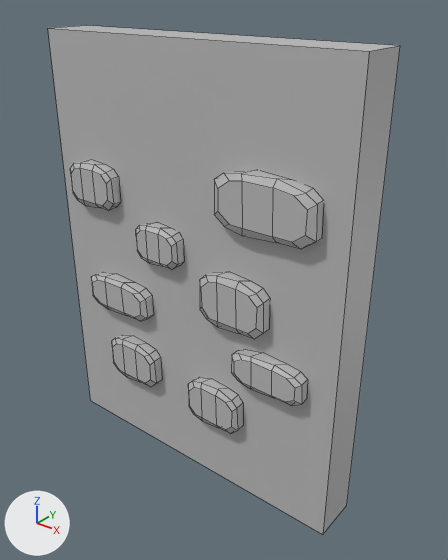
The FBX model Assets/Visuals/NewTiles/Models/StoneWall02.fbx as it was, and as the next commit left it.
Camera for both pictures: a 50 mm camera at (-1.65, 7.57, 5.51) aimed at (-5.71, 12.65, 2.37). The axes (+X, +Y, +Z) are drawn at lower left. The lights are the same throughout. The first picture is the older version. Mesh edges are drawn as thin lines. Where no turn or scale is listed for an object, it has been applied to the vertices.

Objects in the first picture: 'StoneWall02'.
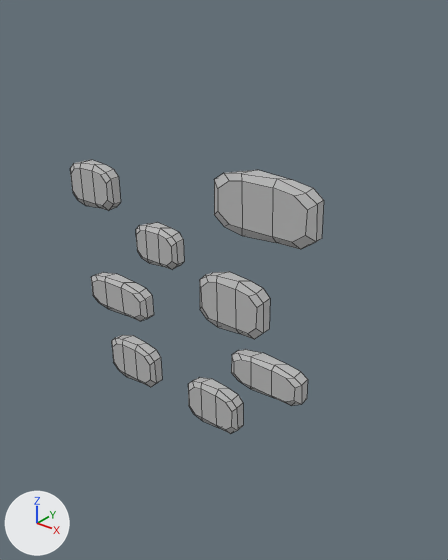
Where the newer file only moved an object's origin or applied its transform, the numbers keep the older frame.

Boxes (x1, y1, x2, y2) around the edits, measured in the pictures (448 x 560 px):
'StoneWall02', reshaped (28% narrower, 46% shorter): before (48, 25, 400, 534); after (70, 160, 324, 434)
part 1 of me_mesh, deleted: before (48, 25, 400, 534)

Edits to the bpy script that builds the scene:
```text
Add mat_default_material_005:
    mat_default_material_005 = principled_material('Default_Material.005')
    mat_default_material_005.base_color = (0.5, 0.5, 0.5)  # grey #bcbcbc
    mat_default_material_005.roughness = 0.553
Change me_mesh:
    used by ob_stonewall02; location = (-5.96, 12.47, 2.41)
    remove me_mesh.from_pydata(...)  # 360 vertices, 206 faces; spans x -2.0..2.0, y -0.35..0.35, z -2.59..2.59
    remove me_mesh.materials.append(mat_default_material)  # grey #bcbcbc
    add me_mesh.from_pydata(...)  # 352 vertices, 200 faces; spans x -1.75..1.71, y -0.35..-0.19, z -1.76..1.46
    me_mesh part 1: the loose piece of 8 vertices spanning x -2.0..2.0, y -0.21..0.35, z -2.59..2.59 is deleted
    add me_mesh.materials.append(mat_default_material_005)  # grey #bcbcbc
```
